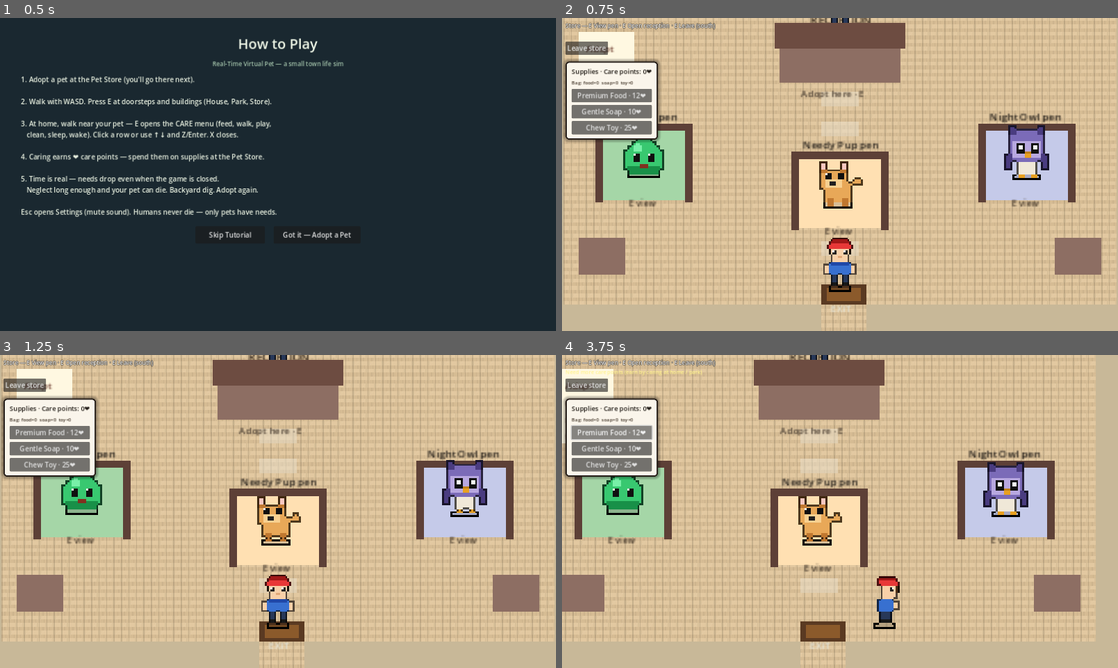
Above: before the commit, frames 1-4 (two rows, left to right).
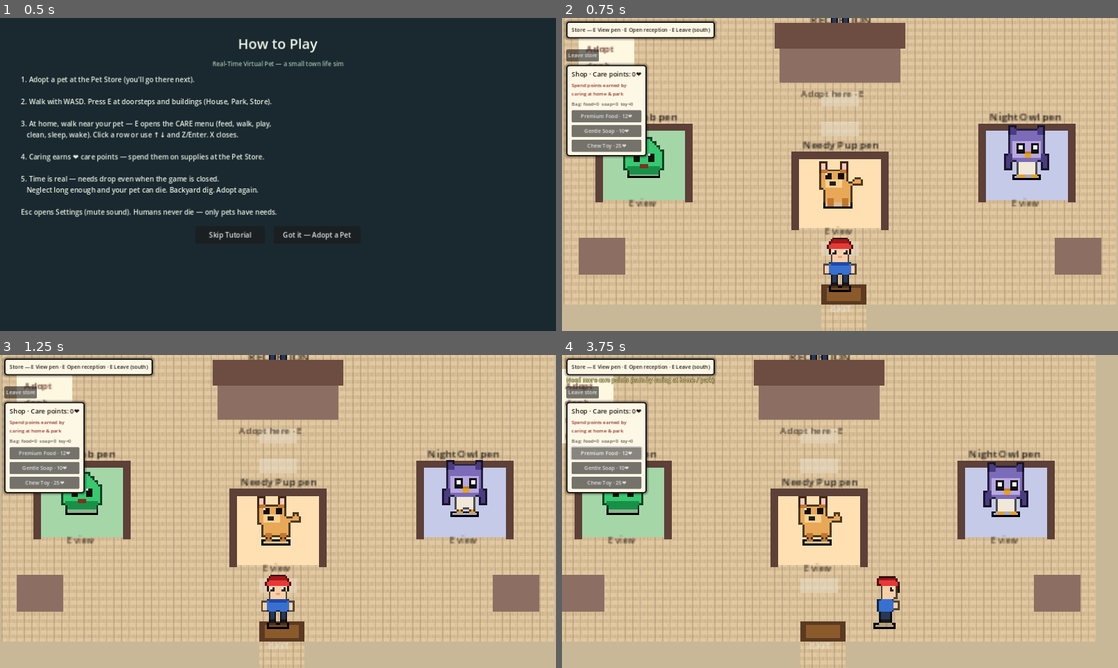
Above: after the commit, the same moments.

Repository: i-apologise/real-time-virtual-pet
Game: Godot game, scene res://scenes/main.tscn
Two runs of this game, one before a commit and one after it. Both use one fixed random seed, a clock stepped at 60 frames per second and the inputs below.
Inputs (mouse positions are in pixels of both pictures, inside the frame that each line leads up to):
- Up to frame 1 (0.5 s): no input
- Up to frame 2 (0.75 s): click "Got it — Adopt a Pet" at 0.5 s
- Up to frame 3 (1.25 s): no input
- Up to frame 4 (3.75 s): click "Leave store" at 1.25 s; tap Enter at 2 s; move the mouse to (962, 495) at 2.02 s; hold D (move_right) 2.03-2.75 s; hold E (interact) 2.03-2.75 s; click (962, 495) at 2.17 s; tap Space at 2.27 s; drag from (728, 527) to (812, 574) at 2.77 s; click "Premium Food · 12❤" at 3.5 s

Frame 1 is identical in both runs. In frame 2, 5.9% of the frame differs, in the area x 0-28%, y 0-45%; in frame 3, 5.9%; in frame 4, 6.3%.

Commit message:
feat(ui-p3): shared UiTheme chrome on town/park/store/yard
- Town/park/store/graveyard context overlays use UiTheme panels/labels
- Park: themed Play fetch control + outdoor bonus one-liner
- Store: Shop · Care points card title; themed adopt modal + buy buttons
- Backyard dig panel themed with progress bar styling

Diff:
--- a/scenes/graveyard/graveyard.gd
+++ b/scenes/graveyard/graveyard.gd
@@ -3,6 +3,7 @@
 
 const SpriteFactoryScr = preload("res://src/gameplay/sprite_factory.gd")
 const AnimatedActorScr = preload("res://src/gameplay/animated_actor.gd")
+const UiThemeScr = preload("res://src/ui/ui_theme.gd")
 
 const LAYER_WORLD := 1
 const DIG_HOLD_SEC := 2.5
@@ -183,36 +184,40 @@
 
 	var layer := CanvasLayer.new()
 	add_child(layer)
-	_label = Label.new()
-	_label.position = Vector2(8, 8)
-	_label.add_theme_font_size_override("font_size", 13)
-	_label.add_theme_color_override("font_color", Color.WHITE)
-	_label.add_theme_color_override("font_outline_color", Color(0, 0, 0, 0.8))
-	_label.add_theme_constant_override("outline_size", 3)
-	layer.add_child(_label)
-	_toast = Label.new()
-	_toast.position = Vector2(8, 32)
-	_toast.modulate = Color(1, 1, 0.7)
+	var top := PanelContainer.new()
+	UiThemeScr.apply_panel(top, true)
+	top.position = Vector2(10, 8)
+	layer.add_child(top)
+	_label = UiThemeScr.title_label("Backyard", 12)
+	top.add_child(_label)
+	_toast = UiThemeScr.toast_label("")
+	_toast.position = Vector2(10, 48)
 	layer.add_child(_toast)
 
-	var back := Button.new()
-	back.text = "Enter house"
-	back.position = Vector2(8, 56)
+	var back := UiThemeScr.themed_button("Enter house")
+	back.position = Vector2(10, 72)
 	back.pressed.connect(_go_house)
 	layer.add_child(back)
 
+	# P3: dig ritual uses shared modal chrome + themed progress bar
 	_dig_panel = PanelContainer.new()
 	_dig_panel.position = Vector2(200, 320)
 	_dig_panel.visible = false
+	UiThemeScr.apply_panel(_dig_panel, true)
 	layer.add_child(_dig_panel)
 	var dv := VBoxContainer.new()
+	dv.add_theme_constant_override("separation", 8)
 	_dig_panel.add_child(dv)
-	var dl := Label.new()
-	dl.text = "Hold E or Space to dig the grave"
+	var dl := UiThemeScr.title_label("Hold E or Space to dig the grave", 13)
 	dv.add_child(dl)
+	var dh := UiThemeScr.body_label("Stay near the empty plot until the bar fills.", 11)
+	dh.custom_minimum_size = Vector2(240, 0)
+	dv.add_child(dh)
 	_dig_bar = ProgressBar.new()
-	_dig_bar.custom_minimum_size = Vector2(200, 16)
+	_dig_bar.custom_minimum_size = Vector2(220, 18)
 	_dig_bar.max_value = 100
+	_dig_bar.show_percentage = false
+	UiThemeScr.style_progress_bar(_dig_bar, UiThemeScr.BAR_FILL_MID)
 	dv.add_child(_dig_bar)
 
 
--- a/scenes/park/park.gd
+++ b/scenes/park/park.gd
@@ -4,6 +4,7 @@
 const SpriteFactoryScr = preload("res://src/gameplay/sprite_factory.gd")
 const AnimatedActorScr = preload("res://src/gameplay/animated_actor.gd")
 const AmbientWalkerScr = preload("res://src/gameplay/ambient_walker.gd")
+const UiThemeScr = preload("res://src/ui/ui_theme.gd")
 
 const LAYER_WORLD := 1
 const WORLD_BOUNDS := Rect2(28, 28, 584, 344)
@@ -158,26 +159,35 @@
 
 	var layer := CanvasLayer.new()
 	add_child(layer)
-	_label = Label.new()
-	_label.position = Vector2(8, 8)
-	_label.add_theme_font_size_override("font_size", 13)
-	_label.add_theme_color_override("font_color", Color.WHITE)
-	_label.text = "Pet Park — paths · E Enter Town (south)"
-	layer.add_child(_label)
-	_toast = Label.new()
-	_toast.position = Vector2(8, 30)
-	_toast.modulate = Color(1, 1, 0.7)
+	var top := PanelContainer.new()
+	UiThemeScr.apply_panel(top, true)
+	top.position = Vector2(10, 8)
+	layer.add_child(top)
+	var top_v := VBoxContainer.new()
+	top_v.add_theme_constant_override("separation", 2)
+	top.add_child(top_v)
+	_label = UiThemeScr.title_label("Pet Park — paths · E Enter Town (south)", 12)
+	top_v.add_child(_label)
+	var bonus_hint := UiThemeScr.body_label("Outdoor bonus: play here while leashed for extra happiness.", 11)
+	bonus_hint.custom_minimum_size = Vector2(340, 0)
+	top_v.add_child(bonus_hint)
+	_toast = UiThemeScr.toast_label("")
+	_toast.position = Vector2(10, 72)
 	layer.add_child(_toast)
-	var back := Button.new()
-	back.text = "Leave to Town"
-	back.position = Vector2(8, 54)
+	var actions := PanelContainer.new()
+	UiThemeScr.apply_panel(actions, true)
+	actions.position = Vector2(10, 100)
+	layer.add_child(actions)
+	var av := VBoxContainer.new()
+	av.add_theme_constant_override("separation", 6)
+	actions.add_child(av)
+	var back := UiThemeScr.themed_button("Leave to Town")
 	back.pressed.connect(func(): SceneRouter.go("town", "from_park"))
-	layer.add_child(back)
-	var fetch := Button.new()
-	fetch.text = "Play fetch (+park bonus)"
-	fetch.position = Vector2(8, 88)
+	av.add_child(back)
+	# P3: Play fetch as themed action chip + outdoor bonus is explained above
+	var fetch := UiThemeScr.themed_button("Play fetch  ·  outdoor bonus")
 	fetch.pressed.connect(_try_park_play)
-	layer.add_child(fetch)
+	av.add_child(fetch)
 
 
 func _maybe_escort() -> void:
--- a/scenes/store/pet_store.gd
+++ b/scenes/store/pet_store.gd
@@ -3,6 +3,7 @@
 
 const SpriteFactoryScr = preload("res://src/gameplay/sprite_factory.gd")
 const AnimatedActorScr = preload("res://src/gameplay/animated_actor.gd")
+const UiThemeScr = preload("res://src/ui/ui_theme.gd")
 
 const LAYER_WORLD := 1
 const WORLD_BOUNDS := Rect2(28, 36, 584, 328)
@@ -217,65 +218,42 @@
 	})
 
 
-func _style_panel() -> StyleBoxFlat:
-	var sb := StyleBoxFlat.new()
-	sb.bg_color = Color(0.98, 0.96, 0.92)
-	sb.border_color = Color(0.15, 0.12, 0.1)
-	sb.set_border_width_all(3)
-	sb.set_corner_radius_all(8)
-	sb.content_margin_left = 14
-	sb.content_margin_right = 14
-	sb.content_margin_top = 12
-	sb.content_margin_bottom = 12
-	sb.shadow_size = 8
-	sb.shadow_color = Color(0, 0, 0, 0.35)
-	return sb
-
-
 func _build_ui() -> void:
 	_ui_layer = CanvasLayer.new()
 	_ui_layer.layer = 40
 	add_child(_ui_layer)
 
-	_label = Label.new()
-	_label.position = Vector2(8, 8)
-	_label.add_theme_font_size_override("font_size", 13)
-	_label.add_theme_color_override("font_color", Color.WHITE)
-	_label.add_theme_color_override("font_outline_color", Color(0, 0, 0, 0.8))
-	_label.add_theme_constant_override("outline_size", 3)
-	_label.text = "Paw & Co. Pet Store — browse pens · adopt at Reception"
-	_ui_layer.add_child(_label)
-
-	_toast = Label.new()
-	_toast.position = Vector2(8, 30)
-	_toast.add_theme_font_size_override("font_size", 12)
-	_toast.modulate = Color(1, 0.95, 0.55)
+	var top := PanelContainer.new()
+	UiThemeScr.apply_panel(top, true)
+	top.position = Vector2(10, 8)
+	_ui_layer.add_child(top)
+	_label = UiThemeScr.title_label("Paw & Co. — E View pen · E Open reception", 12)
+	top.add_child(_label)
+
+	_toast = UiThemeScr.toast_label("")
+	_toast.position = Vector2(10, 48)
 	_ui_layer.add_child(_toast)
 
-	var leave := Button.new()
-	leave.text = "Leave store"
-	leave.position = Vector2(8, 54)
+	var leave := UiThemeScr.themed_button("Leave store")
+	leave.position = Vector2(10, 72)
 	leave.pressed.connect(func(): SceneRouter.go("town", "from_store"))
 	_ui_layer.add_child(leave)
 
-	# Care-points shop (supplies)
+	# Care-points shop (supplies) — P3 clear Shop card title
 	var shop := PanelContainer.new()
-	shop.add_theme_stylebox_override("panel", _style_panel())
-	shop.position = Vector2(8, 100)
+	UiThemeScr.apply_panel(shop, true)
+	shop.position = Vector2(10, 108)
 	_ui_layer.add_child(shop)
 	var shop_v := VBoxContainer.new()
 	shop_v.add_theme_constant_override("separation", 6)
 	shop.add_child(shop_v)
-	var shop_title := Label.new()
-	shop_title.add_theme_font_size_override("font_size", 15)
-	shop_title.add_theme_color_override("font_color", Color(0.12, 0.1, 0.08))
-	shop_title.text = "Supplies · Care points: %d" % PetController.profile.care_points
+	var shop_title := UiThemeScr.title_label("Shop · Care points (❤)", 15)
 	shop_title.name = "ShopTitle"
 	shop_v.add_child(shop_title)
 	set_meta("shop_title", shop_title)
-	var inv_lab := Label.new()
-	inv_lab.add_theme_font_size_override("font_size", 11)
-	inv_lab.add_theme_color_override("font_color", Color(0.25, 0.2, 0.15))
+	var shop_sub := UiThemeScr.accent_label("Spend points earned by caring at home & park", 11)
+	shop_v.add_child(shop_sub)
+	var inv_lab := UiThemeScr.body_label("", 11)
 	inv_lab.name = "InvLab"
 	shop_v.add_child(inv_lab)
 	set_meta("inv_lab", inv_lab)
@@ -284,51 +262,42 @@
 		["soap", "Gentle Soap · 10❤", "Next clean +15 hygiene"],
 		["chew_toy", "Chew Toy · 25❤", "Permanent play +6 happy"],
 	]:
-		var b := Button.new()
-		b.text = str(item[1])
+		var b := UiThemeScr.themed_button(str(item[1]))
 		b.tooltip_text = str(item[2])
 		var iid: String = str(item[0])
 		b.pressed.connect(func(): _buy_item(iid))
 		shop_v.add_child(b)
 	_refresh_shop_labels()
 
-	# Adopt modal
+	# Adopt modal — same chrome family
 	_adopt_panel = PanelContainer.new()
 	_adopt_panel.visible = false
-	_adopt_panel.add_theme_stylebox_override("panel", _style_panel())
+	UiThemeScr.apply_panel(_adopt_panel, true)
 	_adopt_panel.position = Vector2(360, 120)
 	_ui_layer.add_child(_adopt_panel)
 	var v := VBoxContainer.new()
 	v.add_theme_constant_override("separation", 8)
 	_adopt_panel.add_child(v)
-	_adopt_title = Label.new()
-	_adopt_title.add_theme_font_size_override("font_size", 18)
-	_adopt_title.add_theme_color_override("font_color", Color(0.1, 0.08, 0.06))
+	_adopt_title = UiThemeScr.title_label("", 18)
 	v.add_child(_adopt_title)
-	_blocked_label = Label.new()
-	_blocked_label.autowrap_mode = TextServer.AUTOWRAP_WORD_SMART
+	_blocked_label = UiThemeScr.body_label("", 12)
 	_blocked_label.custom_minimum_size = Vector2(280, 0)
-	_blocked_label.add_theme_font_size_override("font_size", 12)
-	_blocked_label.add_theme_color_override("font_color", Color(0.35, 0.25, 0.15))
 	v.add_child(_blocked_label)
 	var name_row := HBoxContainer.new()
 	v.add_child(name_row)
-	var nl := Label.new()
-	nl.text = "Name:"
-	nl.add_theme_color_override("font_color", Color(0.1, 0.1, 0.1))
+	var nl := UiThemeScr.title_label("Name:", 12)
 	name_row.add_child(nl)
 	_name_edit = LineEdit.new()
 	_name_edit.custom_minimum_size = Vector2(160, 0)
 	_name_edit.placeholder_text = "2–16 letters"
 	name_row.add_child(_name_edit)
 	var row := HBoxContainer.new()
+	row.add_theme_constant_override("separation", 8)
 	v.add_child(row)
-	var adopt_btn := Button.new()
-	adopt_btn.text = "Adopt companion"
+	var adopt_btn := UiThemeScr.themed_button("Adopt companion")
 	adopt_btn.pressed.connect(_confirm_adopt)
 	row.add_child(adopt_btn)
-	var cancel := Button.new()
-	cancel.text = "Close"
+	var cancel := UiThemeScr.themed_button("Close")
 	cancel.pressed.connect(func(): _adopt_panel.visible = false)
 	row.add_child(cancel)
 
@@ -389,7 +358,7 @@
 	var st: Label = get_meta("shop_title") as Label if has_meta("shop_title") else null
 	var inv: Label = get_meta("inv_lab") as Label if has_meta("inv_lab") else null
 	if st:
-		st.text = "Supplies · Care points: %d❤" % PetController.profile.care_points
+		st.text = "Shop · Care points: %d❤" % PetController.profile.care_points
 	if inv:
 		var p = PetController.profile
 		inv.text = "Bag: food×%d  soap×%d  toy×%d" % [
--- a/scenes/town/town.gd
+++ b/scenes/town/town.gd
@@ -4,6 +4,7 @@
 const SpriteFactoryScr = preload("res://src/gameplay/sprite_factory.gd")
 const AnimatedActorScr = preload("res://src/gameplay/animated_actor.gd")
 const AmbientWalkerScr = preload("res://src/gameplay/ambient_walker.gd")
+const UiThemeScr = preload("res://src/ui/ui_theme.gd")
 
 const POI_RADIUS := 42.0
 const LAYER_WORLD := 1
@@ -168,16 +169,15 @@
 
 	var layer := CanvasLayer.new()
 	add_child(layer)
-	_label = Label.new()
-	_label.position = Vector2(8, 6)
-	_label.add_theme_font_size_override("font_size", 12)
-	_label.add_theme_color_override("font_color", Color.WHITE)
-	_label.text = "Town — WASD · E Enter building"
-	layer.add_child(_label)
-	_toast = Label.new()
-	_toast.position = Vector2(8, 28)
-	_toast.add_theme_font_size_override("font_size", 12)
-	_toast.modulate = Color(1, 1, 0.65)
+	# P3: shared product chrome (top context chip + toast)
+	var top := PanelContainer.new()
+	UiThemeScr.apply_panel(top, true)
+	top.position = Vector2(10, 8)
+	layer.add_child(top)
+	_label = UiThemeScr.title_label("Town — WASD · E Enter building", 12)
+	top.add_child(_label)
+	_toast = UiThemeScr.toast_label("")
+	_toast.position = Vector2(10, 48)
 	layer.add_child(_toast)
 
 
Binary file added: docs/pr-screenshots/pr-ui-p3-park-chrome.png
Binary file added: docs/pr-screenshots/pr-ui-p3-store-chrome.png
